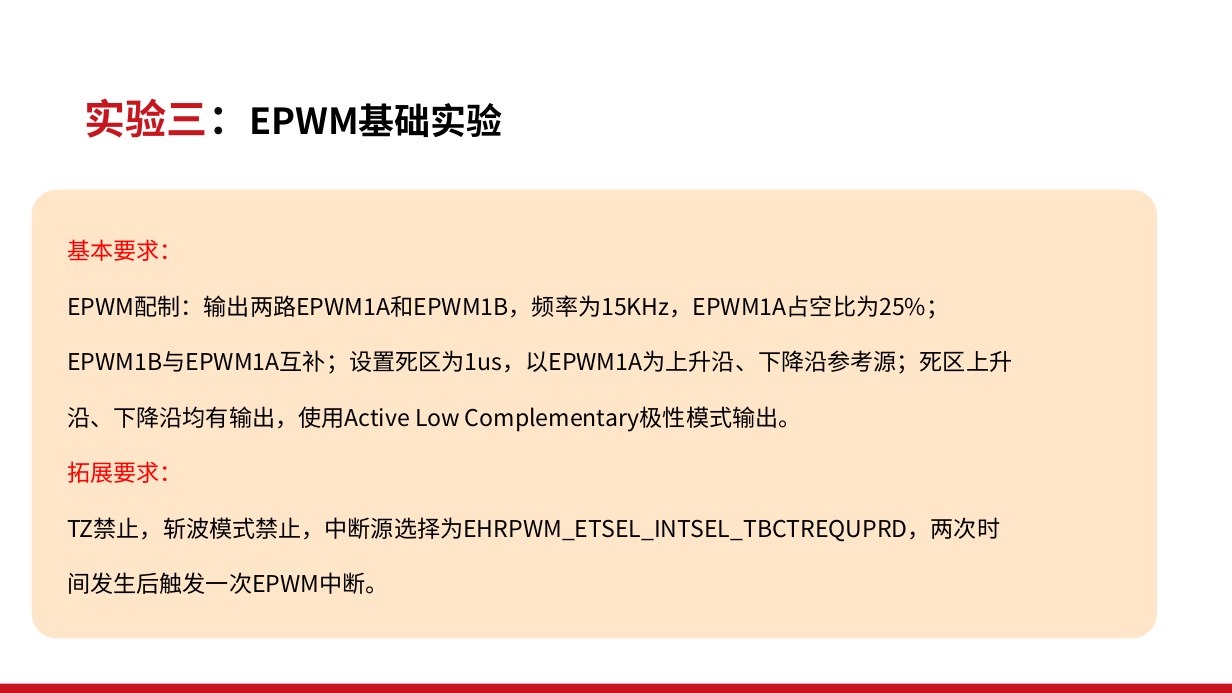
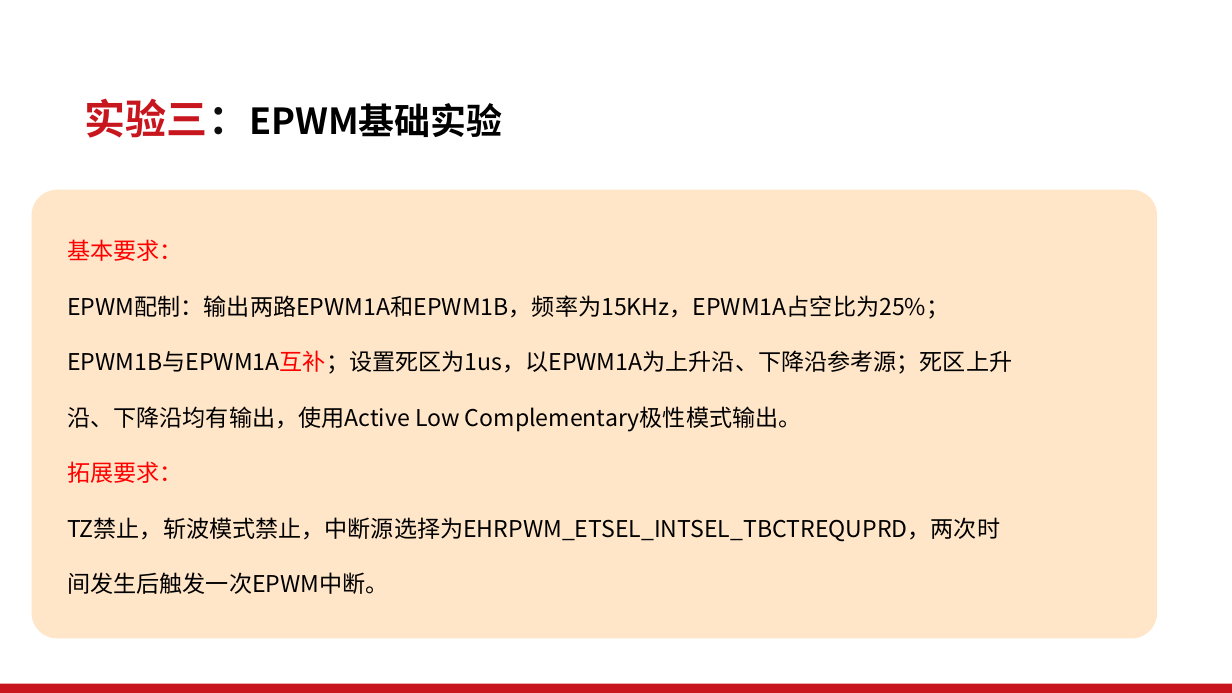
Before and after one commit to kangzhiheng/TMS320C6748, a slide deck: slide 2 of DSP实验课_实验三.pptx. Drawn at 1232x693 pixels with LibreOffice and Linux fonts; fonts in the diff are those of the drawing; background and template pictures are left out. Boxes give left, top, right and bottom in pixels: in the first picture for what was removed or moved away, otherwise in the second. Text is boxed around its words. In the diff, an @@ line names an element or a change of style, - is before the commit and + after.

```diff
--- a/DSP实验课_实验三.pptx
+++ b/DSP实验课_实验三.pptx
@@ text at (x1=67, y1=295, x2=1012, y2=431): text colour #000000 to #FF0000 in "EPWM配制：输出两路EPWM1A和EPWM1B，频率为15KHz，EPWM1A占空比为25%；EPWM1B与EPWM1 ..." @@
```
Also in this commit, not shown: 3 other slides changed, 1 other file.
